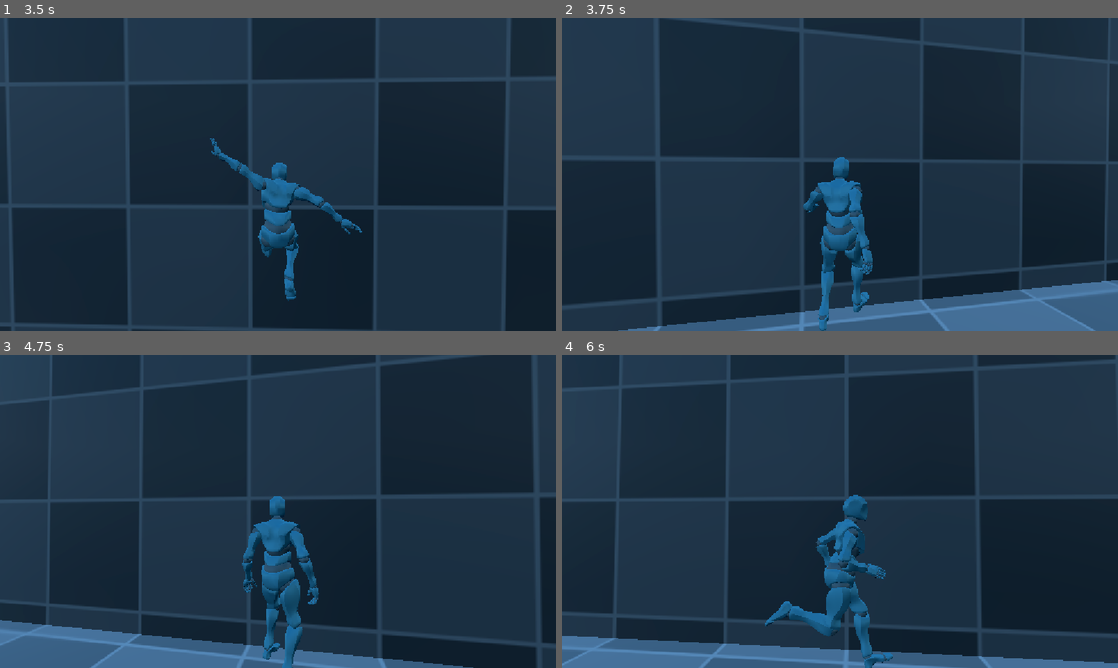
Above: before the commit, frames 1-4 (two rows, left to right).
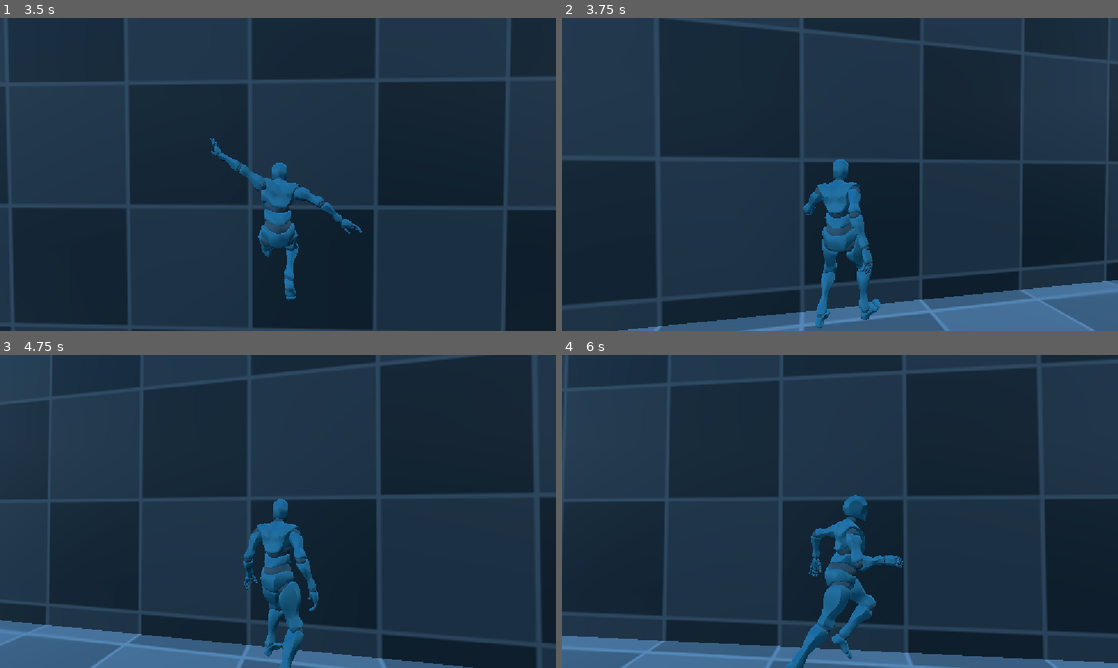
Above: after the commit, the same moments.

Repository: Calipur-Neeson/Tico_Project
Game: Godot game, scene res://Scenes/TestScene.tscn
The game is run twice, just before and just after one commit, with the same random seed, the same clock (stepped at 60 frames per second) and the same inputs.
Inputs (mouse positions are in pixels of both pictures, inside the frame that each line leads up to):
- Up to frame 1 (3.5 s): tap Enter at 0.5 s; move the mouse to (305, 174) at 0.52 s; hold Right mouse button (Aim) 0.53-1.28 s; hold W (Move_Forward) from 0.53 s (still down); click (305, 174) at 0.67 s; tap Space (Jump) at 0.77, 1.52, 3.02 s; move the mouse to (250, 174) at 1.27 s; right-click (250, 174) at 1.35 s; move the mouse to (289, 168) at 2.02 s; hold Right mouse button (Aim) 2.03-2.78 s; tap Ctrl (Crouch) at 2.1 s; move the mouse to (272, 180) at 2.77 s; tap E (Interact) at 2.85 s; click (272, 180) at 2.92 s; right-click (272, 180) at 3.05 s
- Up to frame 2 (3.75 s): keep holding W (Move_Forward); move the mouse to (878, 177) at 3.52 s; hold Right mouse button (Aim) from 3.53 s (still down); click (878, 177) at 3.6 s
- Up to frame 3 (4.75 s): keep holding W (Move_Forward); tap Space (Jump) at 3.77, 4.52 s; move the mouse to (233, 508) at 4.27 s; release Right mouse button (Aim) at 4.28 s; right-click (233, 508) at 4.35 s
- Up to frame 4 (6 s): move the mouse to (845, 511) at 5.02 s; hold Right mouse button (Aim) 5.03-5.78 s; click (845, 511) at 5.17 s; move the mouse to (817, 505) at 5.77 s; release W (Move_Forward) at 5.78 s; hold D (Move_Right) from 5.78 s (still down); tap Ctrl (Crouch) at 5.85 s

Frame 1 is identical in both runs. In frame 2, 1.1% of the frame differs, in the area x 13-99%, y 44-100%; in frame 3, 1.3%; in frame 4, 5.8%, in the area x 0-100%, y 0-100%.

Commit message:
(~)fix player shake when hit wall

Diff:
--- a/Scenes/Player.tscn
+++ b/Scenes/Player.tscn
@@ -154,7 +154,7 @@
 [node name="SpringArm3D" type="SpringArm3D" parent="." unique_id=1172535245]
 transform = Transform3D(1, 0, 0, 0, 1, 0, 0, 0, 1, 0, 0.531, 0)
 top_level = true
-collision_mask = 15
+collision_mask = 14
 shape = SubResource("SphereShape3D_12j5o")
 script = ExtResource("10_ksbbd")
 
@@ -178,6 +178,10 @@
 transform = Transform3D(1, 0, 0, 0, 1, 0, 0, 0, 1, 0, 1.0195339, 0)
 target_position = Vector3(0, 0, -0.715)
 collision_mask = 2
+
+[node name="WallCast" type="RayCast3D" parent="RayDetectors" unique_id=1682758509]
+target_position = Vector3(0, 0, -0.6)
+collision_mask = 4
 
 [node name="RightClimbCast" type="RayCast3D" parent="RayDetectors" unique_id=1429416035]
 transform = Transform3D(1, 0, 0, 0, 1, 0, 0, 0, 1, 0.6, 1.02, 0)
--- a/Scripts/Camera.gd
+++ b/Scripts/Camera.gd
@@ -11,7 +11,7 @@
 @onready var player: Node3D = get_parent()
 @onready var camRig: Vector3 = Vector3(0, 0.7, 0)
 
-
+var isReset: bool = false
 
 # Called when the node enters the scene tree for the first time.
 func _ready() -> void:
@@ -40,6 +40,8 @@
 
 func _physics_process(delta: float) -> void:
 	position = player.position + player.global_basis * camRig
+	if isReset:
+		ResetCamera(delta)
 
 func ResetCamera(delta: float) -> void:
 	camRig.x = lerpf(camRig.x, 0, 10 * delta)
--- a/Scripts/Player.gd
+++ b/Scripts/Player.gd
@@ -18,6 +18,7 @@
 @onready var left_climb_cast: RayCast3D = $RayDetectors/LeftClimbCast
 @onready var right_climb_cast: RayCast3D = $RayDetectors/RightClimbCast
 @onready var ceiling_cast: ShapeCast3D = $RayDetectors/CeilingCast
+@onready var wall_cast: RayCast3D = $RayDetectors/WallCast
 
 
 
--- a/Scripts/States/AimState.gd
+++ b/Scripts/States/AimState.gd
@@ -6,6 +6,8 @@
 
 func Enter(player: Player) -> void:
 	isAim = true
+	player.camControl.isReset = false
+
 	direction = -player.cam.global_transform.basis.z.normalized()
 	if player.container.currentItem:
 		player.muzzle.isAim = true
@@ -13,6 +15,7 @@
 func PreUpdate(player: Player) -> void:
 	if Input.is_action_just_released("Aim"):
 		player.muzzle.isAim = false
+		player.camControl.isReset = true
 		if not player.isCrouch:
 			player.ChangeStateTo(PlayerState.Idle)
 		else :
--- a/Scripts/States/CrouchIdleState.gd
+++ b/Scripts/States/CrouchIdleState.gd
@@ -17,6 +17,3 @@
 
 	elif Input.is_action_pressed("Aim") and player.is_on_floor():
 		player.ChangeStateTo(PlayerState.Aim)
-
-func Update(player: Player, delta: float) -> void:
-	player.camControl.ResetCamera(delta)
--- a/Scripts/States/IdleState.gd
+++ b/Scripts/States/IdleState.gd
@@ -20,7 +20,3 @@
 
 	elif Input.is_action_pressed("Aim") and player.is_on_floor():
 		player.ChangeStateTo(PlayerState.Aim)
-
-
-func Update(player: Player, delta: float) -> void:
-	player.camControl.ResetCamera(delta)
--- a/Scripts/States/RunState.gd
+++ b/Scripts/States/RunState.gd
@@ -19,8 +19,13 @@
 
 func Update(player: Player, delta: float) -> void:
 	var direction := player.GetMoveInput()
+	player.TurnTo(direction)
+
+	if player.wall_cast.is_colliding():
+		player.velocity = Vector3.ZERO
+		return
+
 	player.velocity += player.get_gravity() * delta
 	player.UpdateVelocity(direction)
 
-	player.TurnTo(direction)
 	player.move_and_slide()
--- a/Scripts/States/WalkState.gd
+++ b/Scripts/States/WalkState.gd
@@ -17,11 +17,16 @@
 
 func Update(player: Player, delta: float) -> void:
 	var direction := player.GetMoveInput()
+	player.TurnTo(direction)
+
+	if player.wall_cast.is_colliding():
+		player.velocity = Vector3.ZERO
+		return
+
 	player.velocity += player.get_gravity() * delta
 	player.UpdateVelocity(direction)
 
 	var walkSpeed: float = lerpf(0.1, 1.2, player.GetCurrentSpeed() / player.maxWalkSpeed)
 	player.playerAnim.play("NewLib/Walking", player.BLEEND_SPEED, walkSpeed)
 
-	player.TurnTo(direction)
 	player.move_and_slide()
